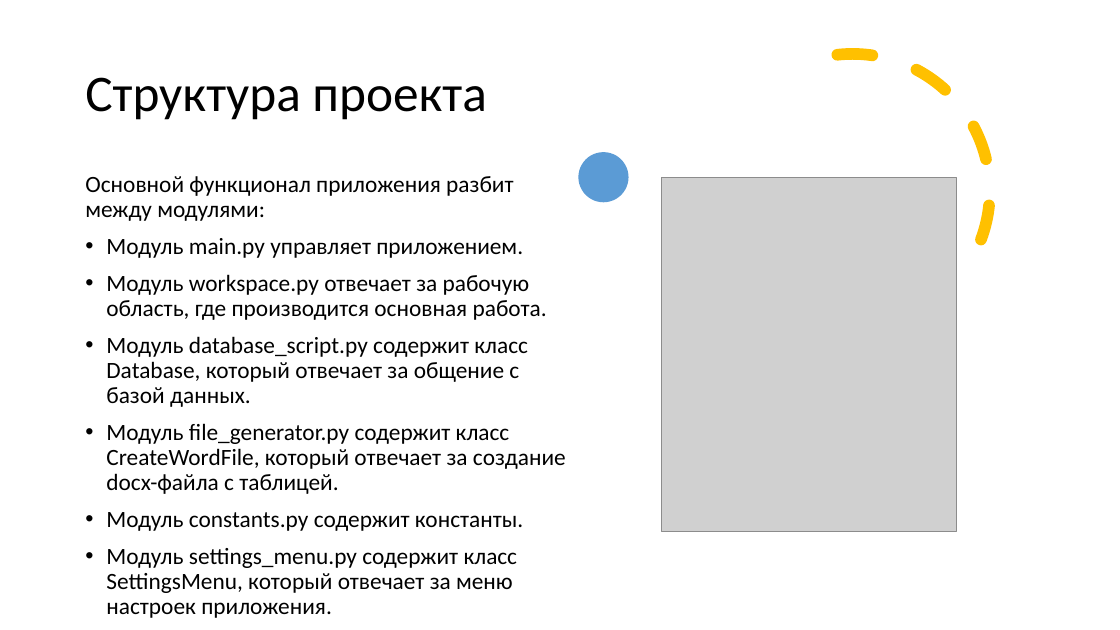
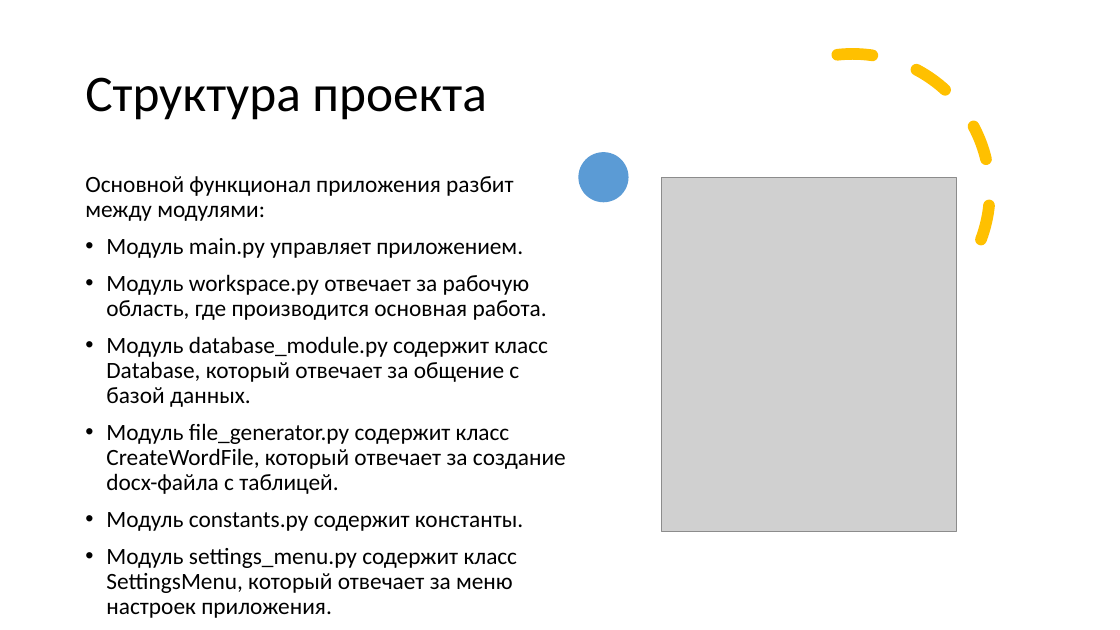
Before and after one commit to I7PoCTo-KoDeP/LyceumProject, a slide deck: slide 4 of LyceumProjectPresentation.pptx. Drawn at 1120x630 pixels with LibreOffice and Linux fonts; fonts in the diff are those of the drawing; grey boxes stand for pictures. Boxes give left, top, right and bottom in pixels: in the first picture for what was removed or moved away, otherwise in the second. Text is boxed around its words. In the diff, an @@ line names an element or a change of style, - is before the commit and + after.

Commit message:
Presentation changes

```diff
--- a/LyceumProjectPresentation.pptx
+++ b/LyceumProjectPresentation.pptx
@@ text at box(106, 336, 548, 407): text changed @@
-• Модуль database_script.py содержит класс Database, который отвечает за общение с базой данных.
+• Модуль database_module.py содержит класс Database, который отвечает за общение с базой данных.
```
